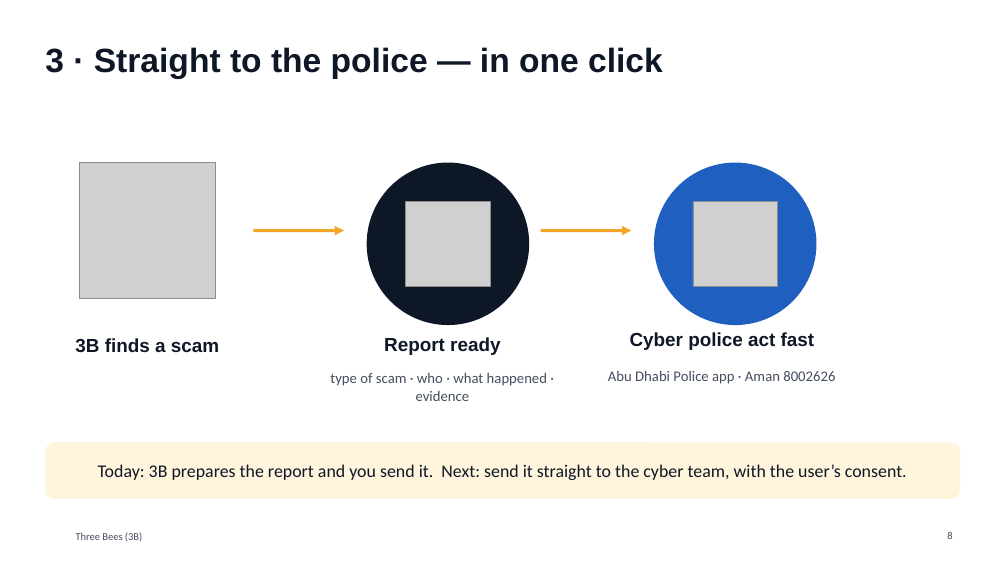
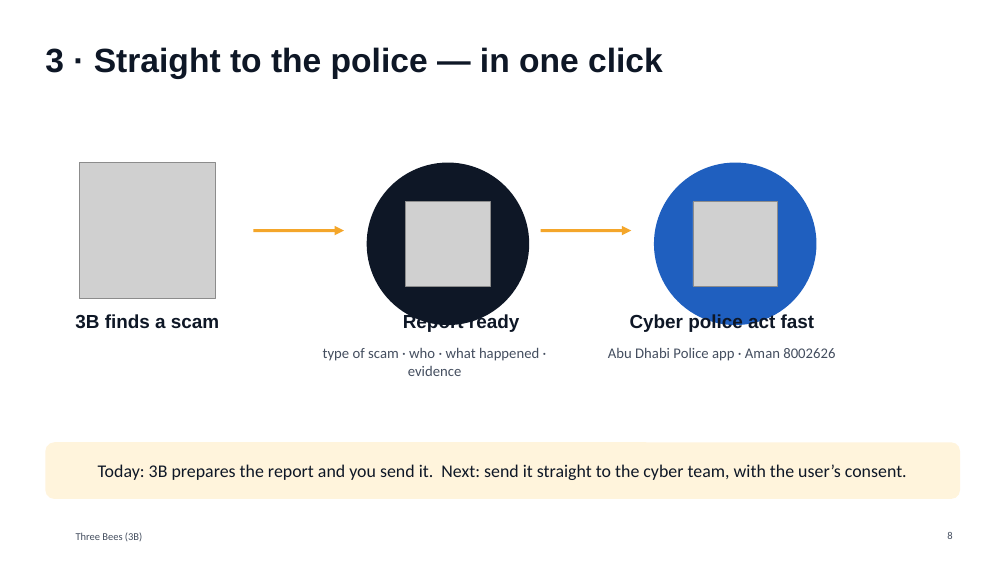
Before and after one commit to Mezx-1/three-bees, a slide deck: slide 8 of docs/presentation/ThreeBees_3B.pptx. Drawn at 1008x567 pixels with LibreOffice and Linux fonts; fonts in the diff are those of the drawing; grey boxes stand for pictures; background and template pictures are left out. Boxes give left, top, right and bottom in pixels: in the first picture for what was removed or moved away, otherwise in the second. Text is boxed around its words. In the diff, an @@ line names an element or a change of style, - is before the commit and + after.

```diff
--- a/docs/presentation/ThreeBees_3B.pptx
+++ b/docs/presentation/ThreeBees_3B.pptx
@@ text "3B finds a scam": place and size @@
-text "3B finds a scam" at <box>75,338,219,353</box>
+text "3B finds a scam" at <box>75,314,219,329</box>
@@ text "Report ready": place and size @@
-text "Report ready" at <box>384,337,500,355</box>
+text "Report ready" at <box>403,314,519,333</box>
@@ text "Cyber police act fast": place and size @@
-text "Cyber police act fast" at <box>630,332,815,350</box>
+text "Cyber police act fast" at <box>630,314,815,333</box>
@@ text "type of scam · who ...": place and size @@
-text "type of scam · who ..." at <box>330,372,547,401</box>
+text "type of scam · who ..." at <box>323,347,539,376</box>
@@ text "Abu Dhabi Police app · ...": place and size @@
-text "Abu Dhabi Police app · ..." at <box>608,371,835,384</box>
+text "Abu Dhabi Police app · ..." at <box>608,348,835,361</box>
```
Also in this commit, not shown: 3 slides added, 20 other files.
